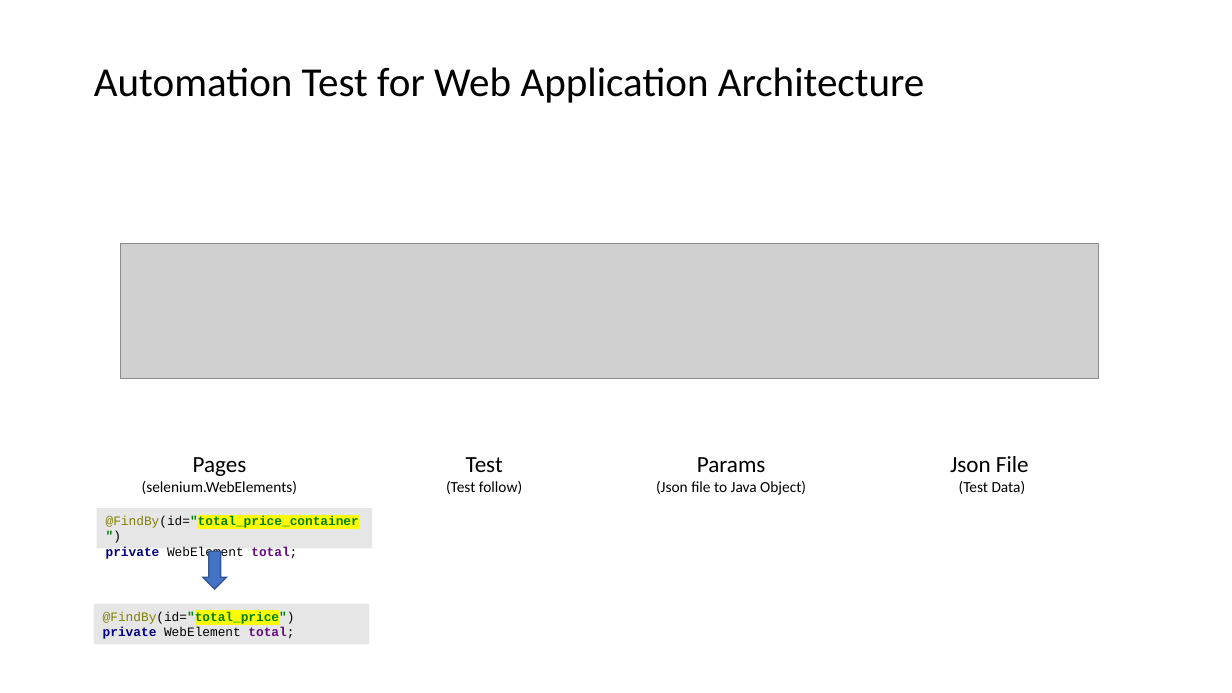
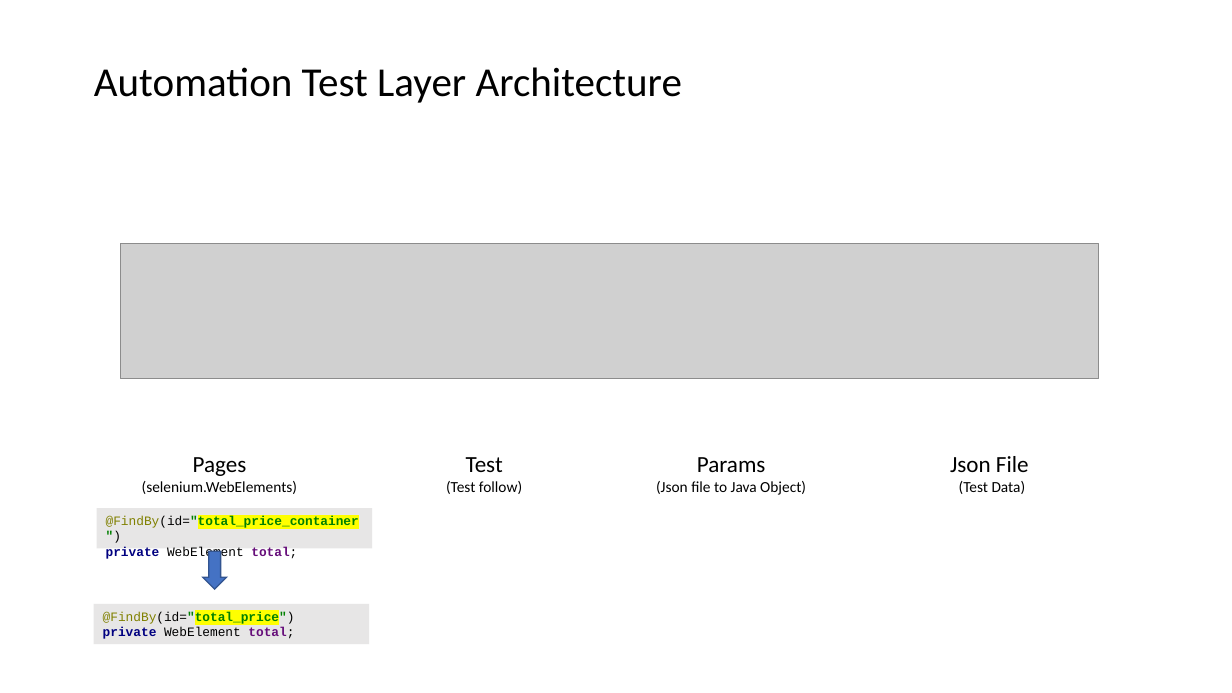
Before and after one commit to yumyx/partstraderTest, a slide deck: slide 4 of Web Application Automation Test Architecture.pptx. Drawn at 1232x693 pixels with LibreOffice and Linux fonts; fonts in the diff are those of the drawing; grey boxes stand for pictures. Boxes give left, top, right and bottom in pixels: in the first picture for what was removed or moved away, otherwise in the second. Text is boxed around its words. In the diff, an @@ line names an element or a change of style, - is before the commit and + after.

```diff
--- a/Web Application Automation Test Architecture.pptx
+++ b/Web Application Automation Test Architecture.pptx
@@ title at box(94, 67, 682, 103): text changed @@
-Automation Test for Web Application Architecture
+Automation Test Layer Architecture
```
Also in this commit, not shown: 1 other slide changed.
